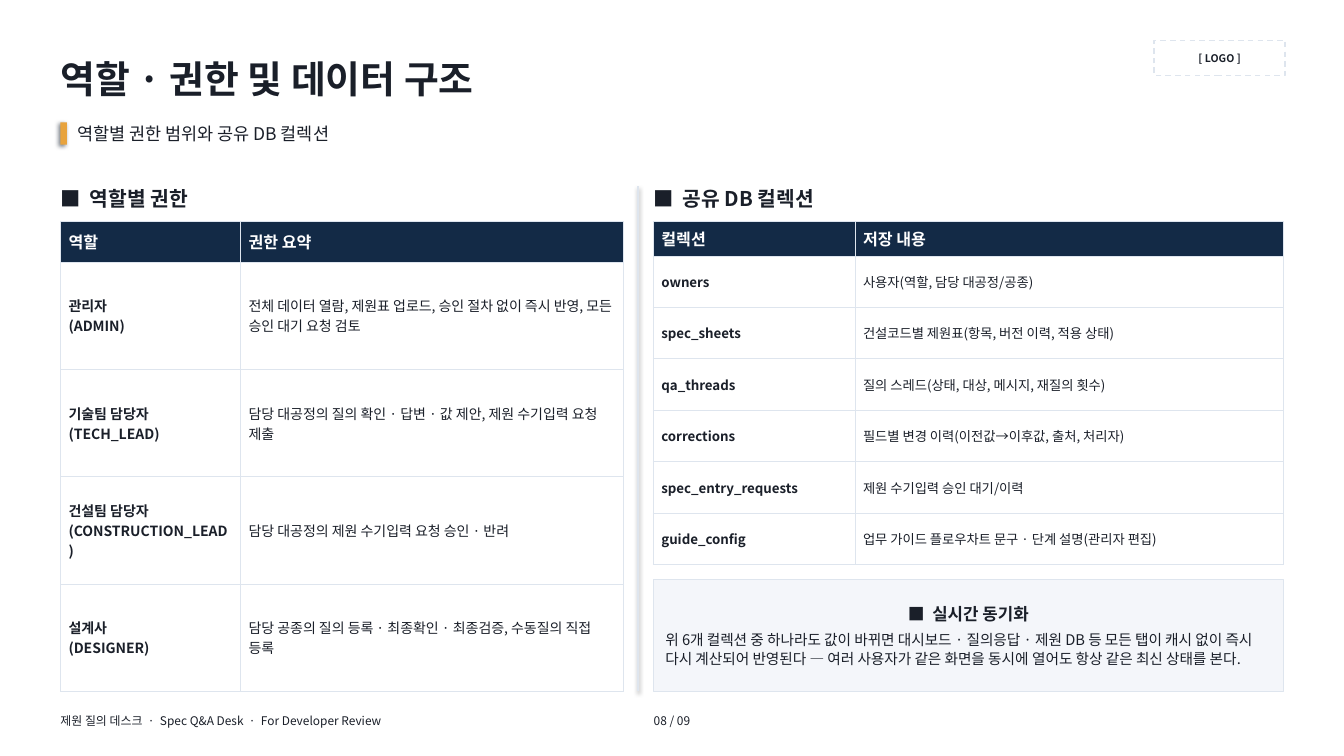
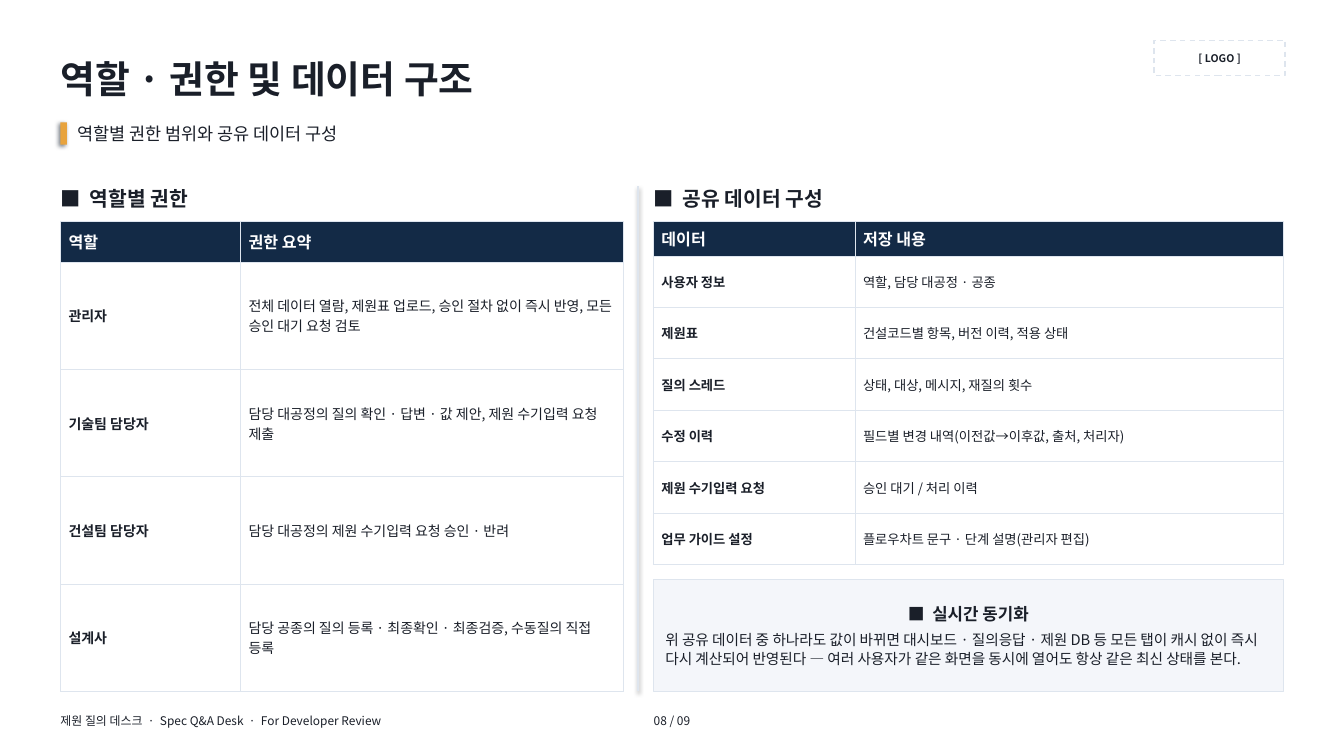
Before and after one commit to bbooggoo/-, a slide deck: slide 8 of demo/spec-qa-workflow-dev-briefing.pptx. Drawn at 1344x756 pixels with LibreOffice and Linux fonts; fonts in the diff are those of the drawing. Boxes give left, top, right and bottom in pixels: in the first picture for what was removed or moved away, otherwise in the second. Text is boxed around its words. In the diff, an @@ line names an element or a change of style, - is before the commit and + after.

```diff
--- a/demo/spec-qa-workflow-dev-briefing.pptx
+++ b/demo/spec-qa-workflow-dev-briefing.pptx
@@ text at (x1=77, y1=125, x2=338, y2=142): text changed @@
-역할별 권한 범위와 공유 DB 컬렉션
+역할별 권한 범위와 공유 데이터 구성
@@ text at (x1=683, y1=189, x2=823, y2=208): text changed @@
-■ 공유 DB 컬렉션
+■ 공유 데이터 구성
@@ table at (x1=60, y1=222, x2=624, y2=692) @@
-row 2, column 1: 관리자 (ADMIN)
+row 2, column 1: 관리자
-row 3, column 1: 기술팀 담당자 (TECH_LEAD)
+row 3, column 1: 기술팀 담당자
-row 4, column 1: 건설팀 담당자 (CONSTRUCTION_LEAD)
+row 4, column 1: 건설팀 담당자
-row 5, column 1: 설계사 (DESIGNER)
+row 5, column 1: 설계사
@@ table at (x1=653, y1=222, x2=1284, y2=565) @@
-row 1, column 1: 컬렉션
+row 1, column 1: 데이터
-row 2, column 1: owners
+row 2, column 1: 사용자 정보
-row 2, column 2: 사용자(역할, 담당 대공정/공종)
+row 2, column 2: 역할, 담당 대공정 · 공종
-row 3, column 1: spec_sheets
+row 3, column 1: 제원표
-row 3, column 2: 건설코드별 제원표(항목, 버전 이력, 적용 상태)
+row 3, column 2: 건설코드별 항목, 버전 이력, 적용 상태
-row 4, column 1: qa_threads
+row 4, column 1: 질의 스레드
-row 4, column 2: 질의 스레드(상태, 대상, 메시지, 재질의 횟수)
+row 4, column 2: 상태, 대상, 메시지, 재질의 횟수
-row 5, column 1: corrections
+row 5, column 1: 수정 이력
-row 5, column 2: 필드별 변경 이력(이전값→이후값, 출처, 처리자)
+row 5, column 2: 필드별 변경 내역(이전값→이후값, 출처, 처리자)
-row 6, column 1: spec_entry_requests
+row 6, column 1: 제원 수기입력 요청
-row 6, column 2: 제원 수기입력 승인 대기/이력
+row 6, column 2: 승인 대기 / 처리 이력
-row 7, column 1: guide_config
+row 7, column 1: 업무 가이드 설정
-row 7, column 2: 업무 가이드 플로우차트 문구 · 단계 설명(관리자 편집)
+row 7, column 2: 플로우차트 문구 · 단계 설명(관리자 편집)
@@ text in rectangle at (x1=665, y1=633, x2=1258, y2=665): text changed @@
-위 6개 컬렉션 중 하나라도 값이 바뀌면 대시보드 · 질의응답 · 제원 DB 등 모든 탭이 캐시 없이 즉시 다시 계산되어 반영된다 — 여러 사용자가 같은 화면을 동시에 열어도 항상 같은 최신 상태를 본다.
+위 공유 데이터 중 하나라도 값이 바뀌면 대시보드 · 질의응답 · 제원 DB 등 모든 탭이 캐시 없이 즉시 다시 계산되어 반영된다 — 여러 사용자가 같은 화면을 동시에 열어도 항상 같은 최신 상태를 본다.
```
Also in this commit, not shown: 2 other slides changed, 1 slide added, 1 slide removed, 2 other files.
